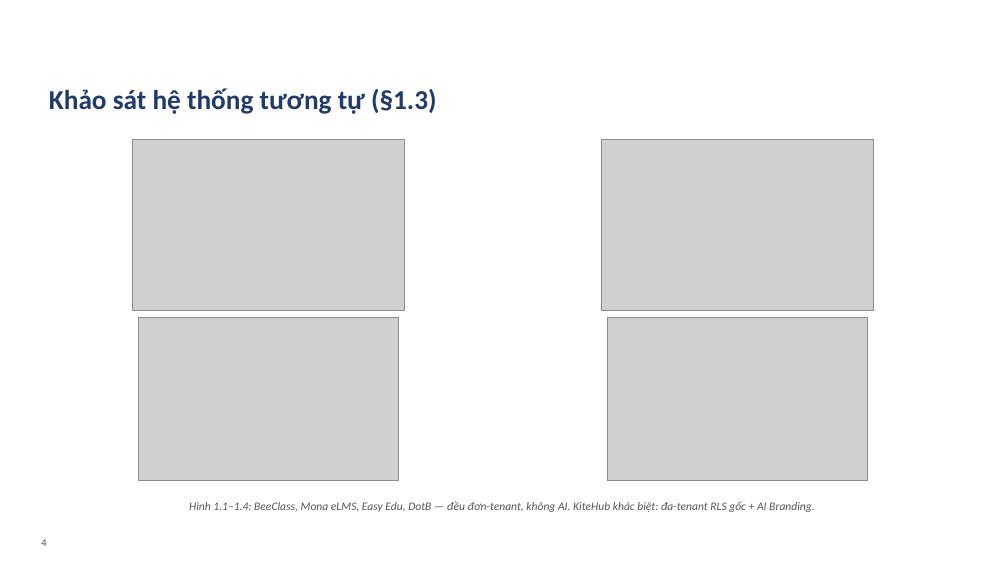
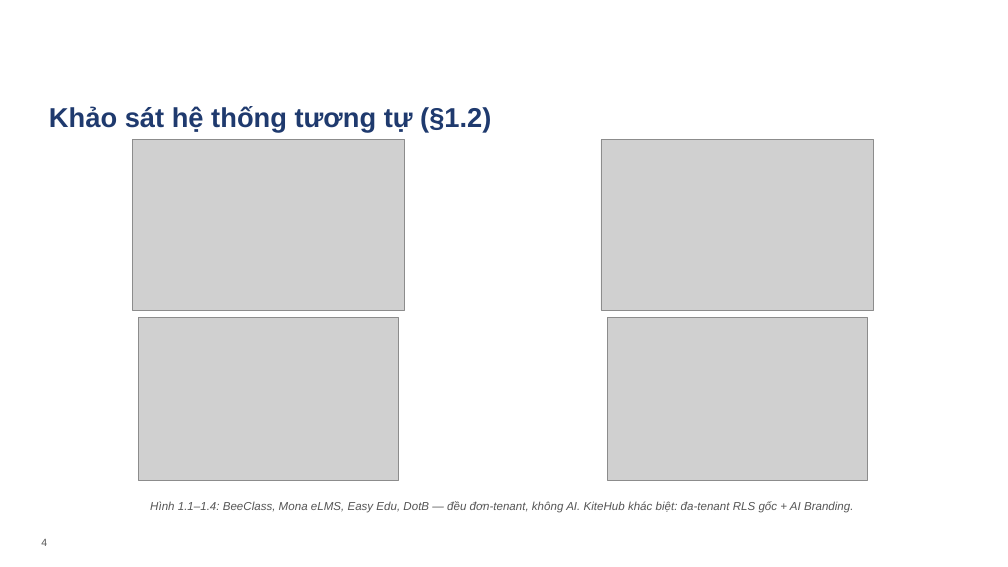
Before and after one commit to VictorAurelius/2026-Kite-Class-Platform, a slide deck: slide 4 of documents/08-thesis/defense/KiteHub-baove-khoaluan-20slide.pptx. Drawn at 1008x567 pixels with LibreOffice and Linux fonts; fonts in the diff are those of the drawing; grey boxes stand for pictures; background and template pictures are left out. Boxes give left, top, right and bottom in pixels: in the first picture for what was removed or moved away, otherwise in the second. Text is boxed around its words. In the diff, an @@ line names an element or a change of style, - is before the commit and + after.

```diff
--- a/documents/08-thesis/defense/KiteHub-baove-khoaluan-20slide.pptx
+++ b/documents/08-thesis/defense/KiteHub-baove-khoaluan-20slide.pptx
@@ text at bbox=[49, 106, 491, 132]: text changed; font Calibri to Arial @@
-Khảo sát hệ thống tương tự (§1.3)
+Khảo sát hệ thống tương tự (§1.2)
@@ text "Hình 1.1–1.4: BeeClass, Mona eLMS, ..." at bbox=[150, 501, 854, 513]: font Calibri to Arial @@
@@ text "4" at bbox=[41, 539, 47, 546]: font Calibri to Arial @@
```
Also in this commit, not shown: 20 other slides changed, 1 slide added, 1 slide removed, 12 other files.
